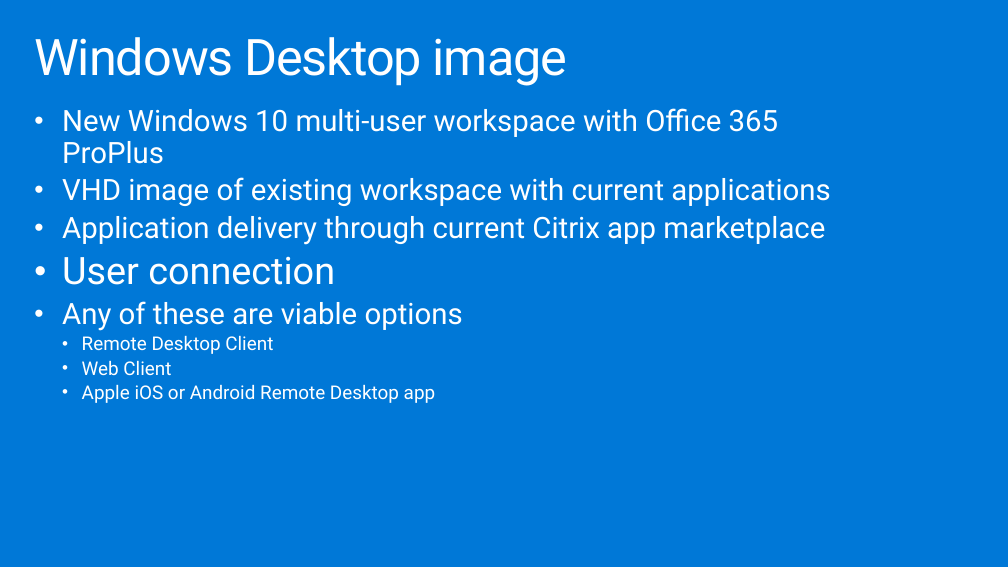
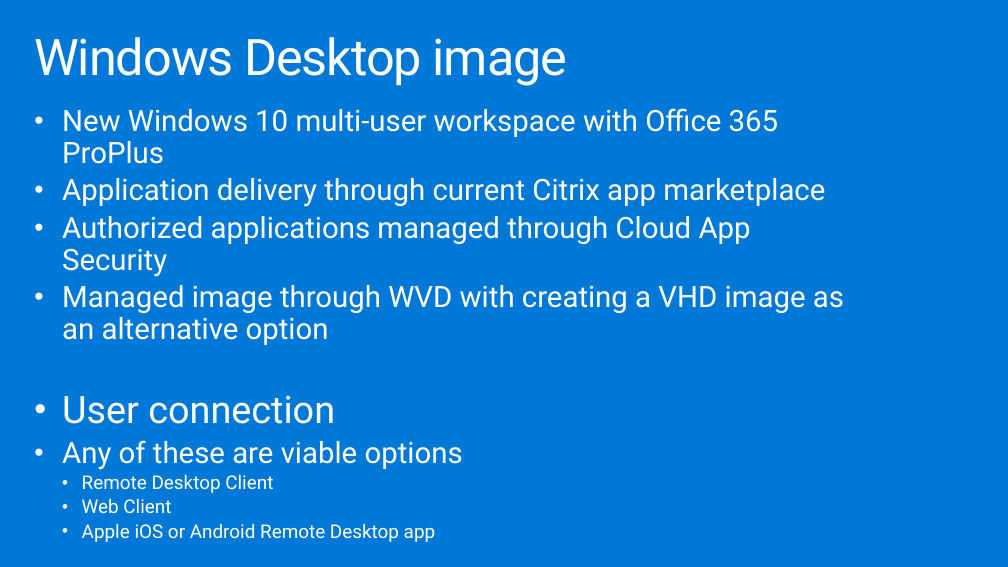
Before and after one commit to dwnatwick/MCW-Windows-Virtual-Desktop, a slide deck: slide 26 of Whiteboard-design-session/WDS trainer presentation - Windows Virtual Desktop.pptx (slide 25 before the commit). Drawn at 1008x567 pixels with LibreOffice and Linux fonts; fonts in the diff are those of the drawing. Boxes give left, top, right and bottom in pixels: in the first picture for what was removed or moved away, otherwise in the second. Text is boxed around its words. In the diff, an @@ line names an element or a change of style, - is before the commit and + after.

```diff
--- a/Whiteboard-design-session/WDS trainer presentation - Windows Virtual Desktop.pptx
+++ b/Whiteboard-design-session/WDS trainer presentation - Windows Virtual Desktop.pptx
@@ text at box(62, 177, 830, 206): paragraph removed @@
-• VHD image of existing workspace with current applications
@@ text at box(62, 216, 844, 345): paragraphs added @@
+• Authorized applications managed through Cloud App Security
+• Managed image through WVD with creating a VHD image as an alternative option
```
Also in this commit, not shown: 10 other slides changed, 1 slide added, 2 other files.
